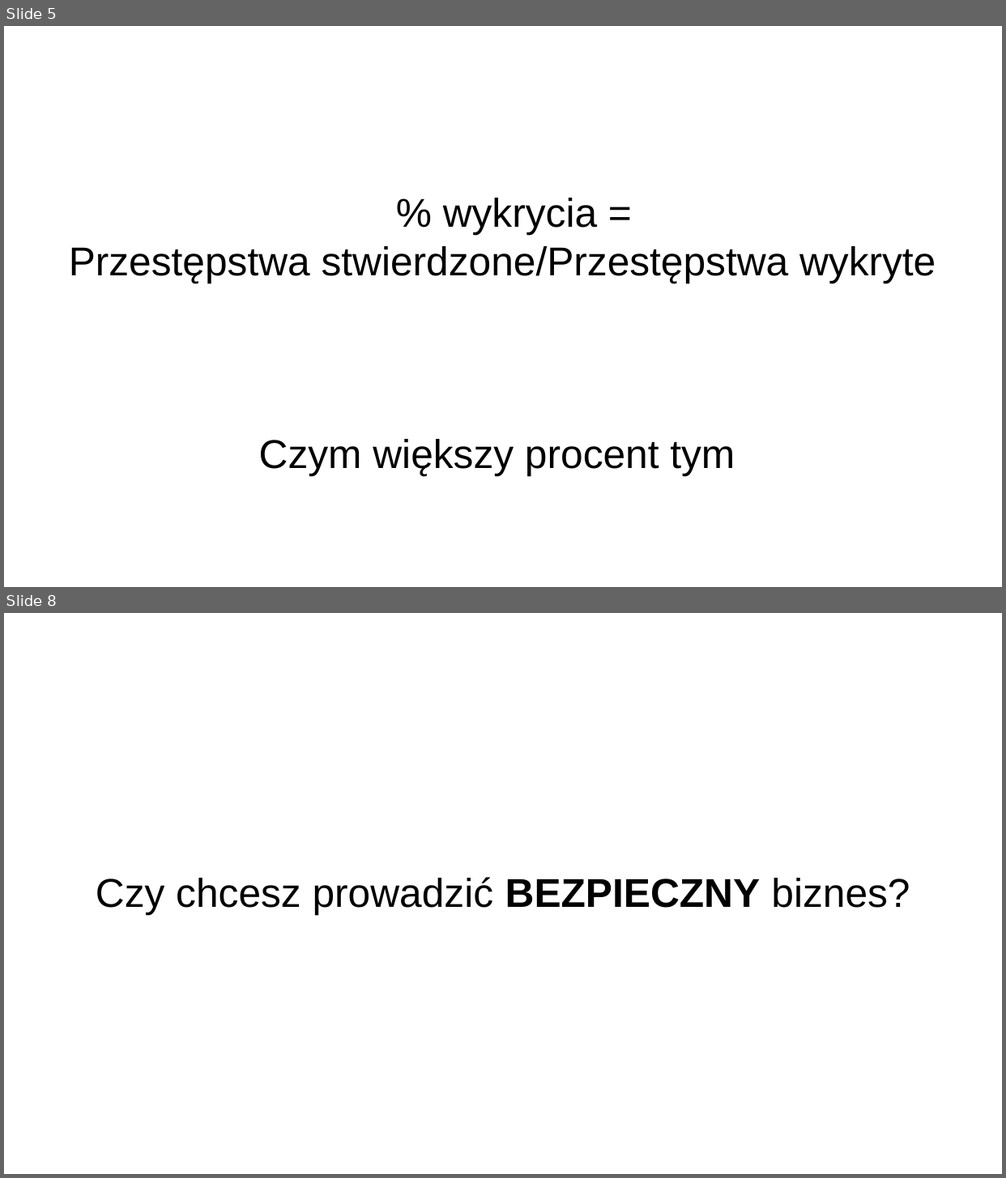
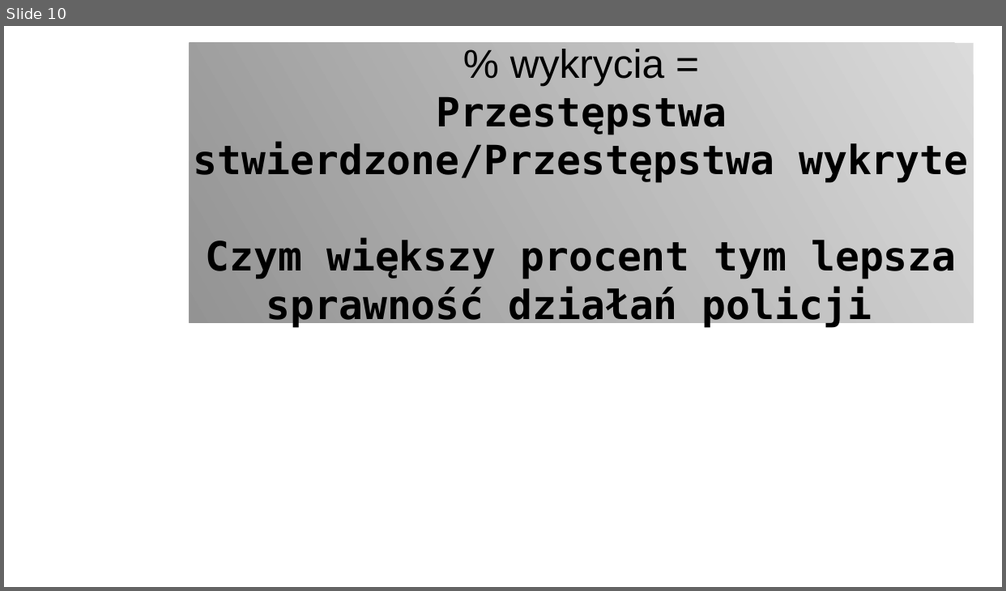
Before and after one commit to WoroON/SpisPowszechny, a slide deck: Prezentacja.odp. Shown one above the other, each under a label of ours: slides 5 and 8 before the commit, slide 10 after it; the slides between them are not shown. The pictures are 1006x1178 and 1006x591 pixels, drawn with LibreOffice and Linux fonts; fonts in the diff are those of the drawing; background and template pictures are left out. Boxes give left, top, right and bottom in pixels: in the first picture for what was removed or moved away, otherwise in the second. Text is boxed around its words. In the diff, an @@ line names an element or a change of style, - is before the commit and + after.

```diff
--- a/Prezentacja.odp
+++ b/Prezentacja.odp
@@ slide 8 removed at box(4, 613, 1002, 1174), background #FFFFFF @@
@@ subtitle removed at box(96, 877, 910, 915) @@
-Czy chcesz prowadzić BEZPIECZNY biznes?
@@ what was slide 5 is now slide 10 @@
@@ slide 10 changed as well @@
@@ subtitle "% wykrycia =": place and size @@
-subtitle "% wykrycia =" at box(69, 198, 936, 476)
+subtitle "% wykrycia =" at box(189, 43, 974, 323)
@@ subtitle "% wykrycia =" at box(189, 43, 974, 323): fill none to gradient #CCCCCC to #666666 @@
@@ subtitle at box(194, 96, 968, 183): font Arial to DejaVu Sans Mono, bold on in "Przestępstwa stwierdzone/Przestępstwa wykryte" @@
@@ subtitle at box(206, 238, 956, 328): text changed; font Arial to DejaVu Sans Mono; bold on @@
-Czym większy procent tym
+Czym większy procent tym lepsza sprawność działań policji
```
Also in this commit, not shown: 6 other slides changed, 6 slides added, 3 other slides removed.
